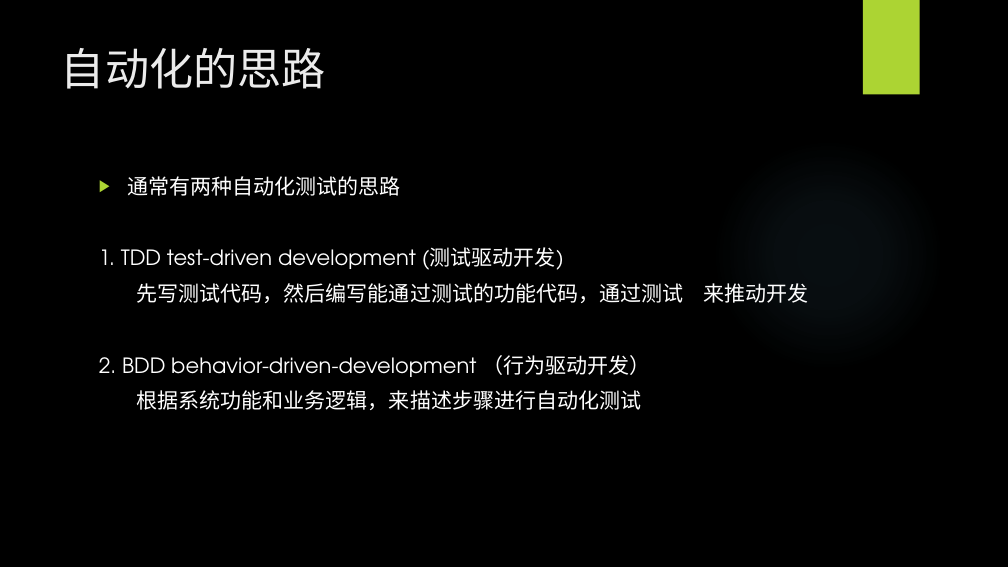
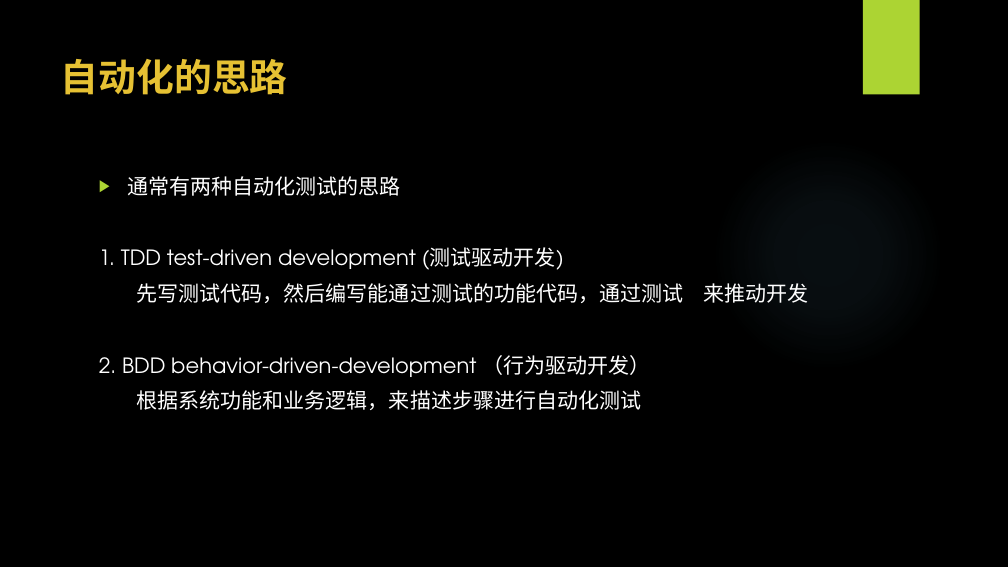
Before and after one commit to WangEbo/auto-test, a slide deck: slide 6 of 王博书的分享/自动化测试.pptx. Drawn at 1008x567 pixels with LibreOffice and Linux fonts; fonts in the diff are those of the drawing; background and template pictures are left out. Boxes give left, top, right and bottom in pixels: in the first picture for what was removed or moved away, otherwise in the second. Text is boxed around its words. In the diff, an @@ line names an element or a change of style, - is before the commit and + after.

```diff
--- a/王博书的分享/自动化测试.pptx
+++ b/王博书的分享/自动化测试.pptx
@@ text "自动化的思路": place and size @@
-text "自动化的思路" at [61, 48, 326, 89]
+text "自动化的思路" at [61, 59, 288, 95]
@@ text "自动化的思路" at [61, 59, 288, 95]: size 42 to 36 pt, font TeX Gyre Adventor to Noto Sans CJK SC, text colour #EBEBEB to #E6C133, bold on @@
```
Also in this commit, not shown: 13 other slides changed, 3 slides added, 6 other files.
